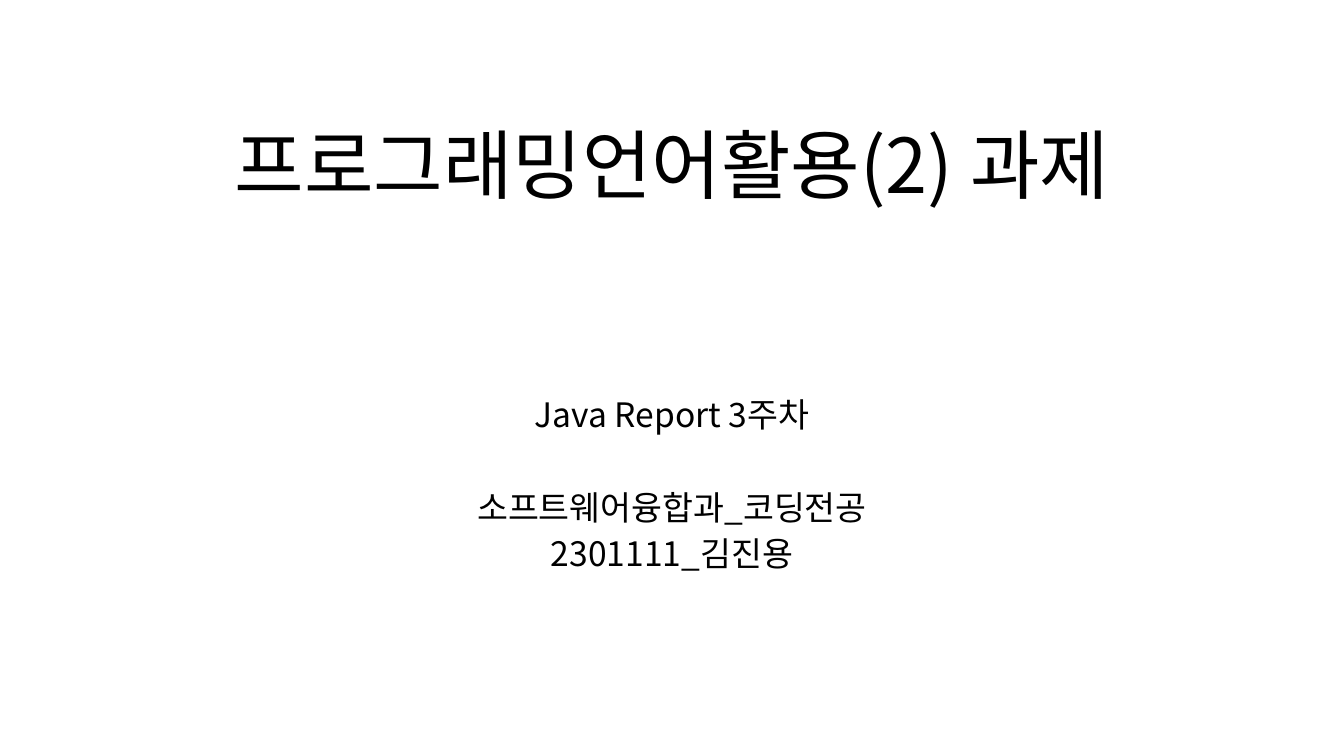
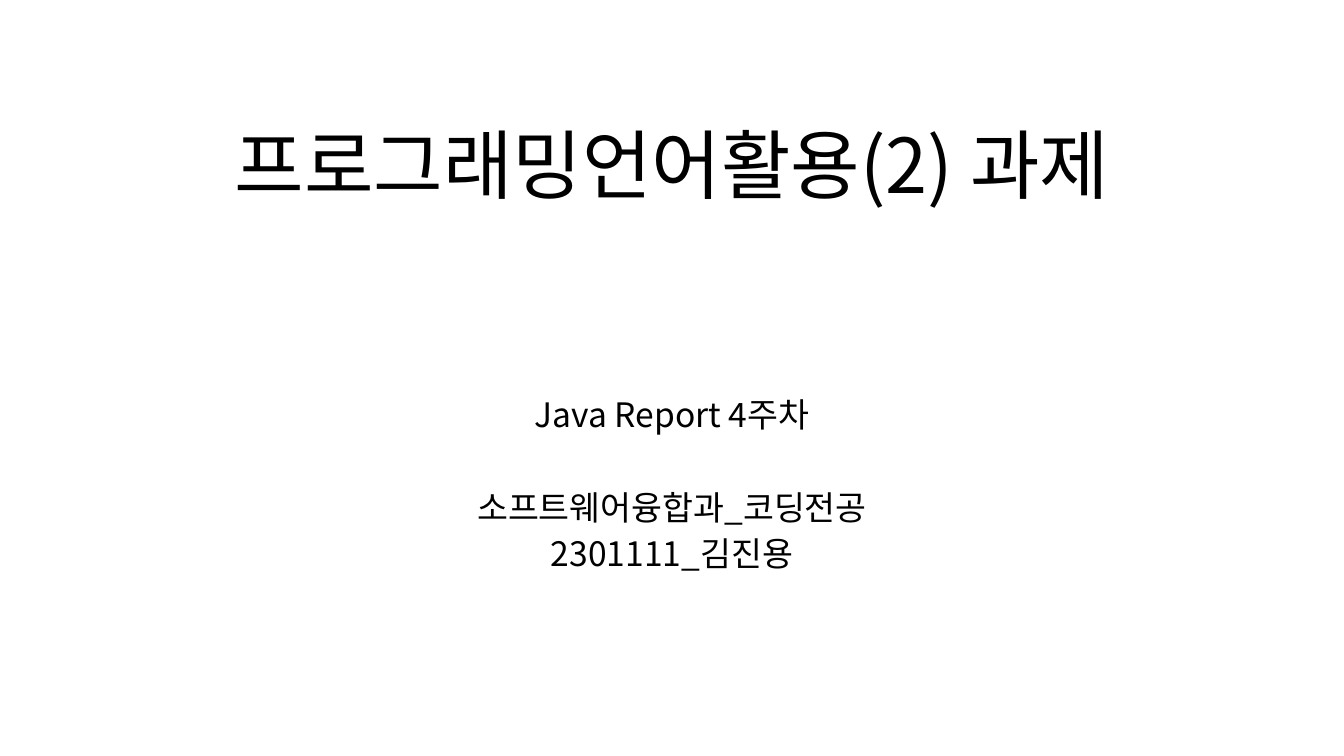
Before and after one commit to MDR-Evan/KBU-ProgrammingLanguageUtilization2, a slide deck: slide 1 of KBU Java 2/Report/R_Week4/4차-김진용-2301111.pptx. Drawn at 1344x756 pixels with LibreOffice and Linux fonts; fonts in the diff are those of the drawing. Boxes give left, top, right and bottom in pixels: in the first picture for what was removed or moved away, otherwise in the second. Text is boxed around its words. In the diff, an @@ line names an element or a change of style, - is before the commit and + after.

```diff
--- a/KBU Java 2/Report/R_Week4/4차-김진용-2301111.pptx
+++ b/KBU Java 2/Report/R_Week4/4차-김진용-2301111.pptx
@@ subtitle at [535,399,809,435]: text changed @@
-Java Report 3주차
+Java Report 4주차
```
Also in this commit, not shown: 4 slides added, 7 slides removed, 1 other file.
